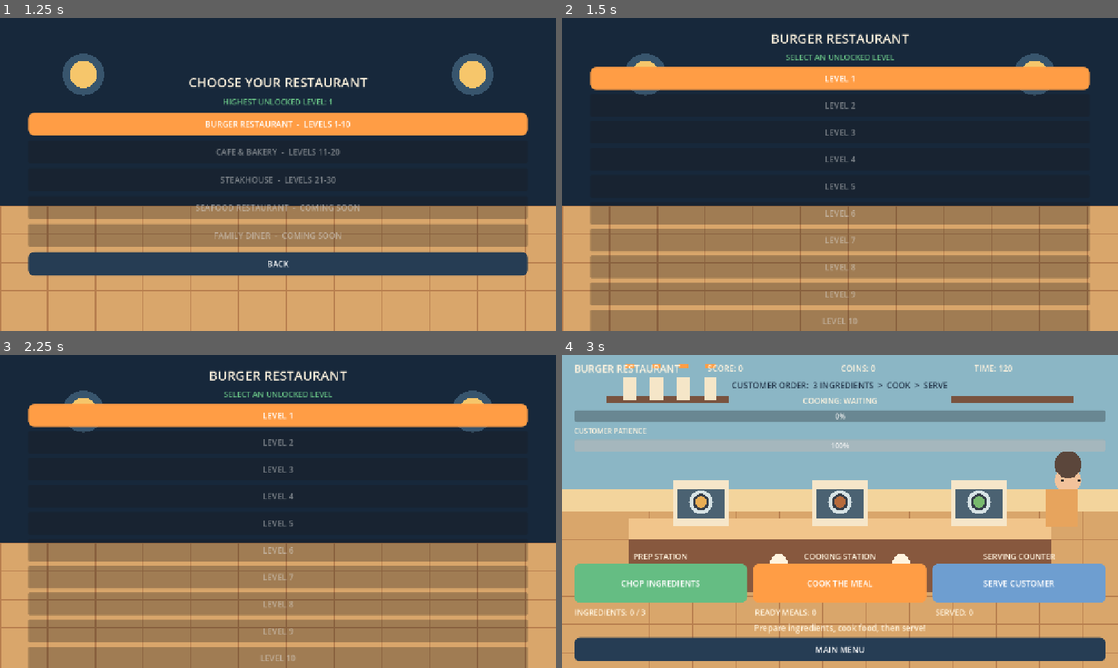
Above: before the commit, frames 1-4 (two rows, left to right).
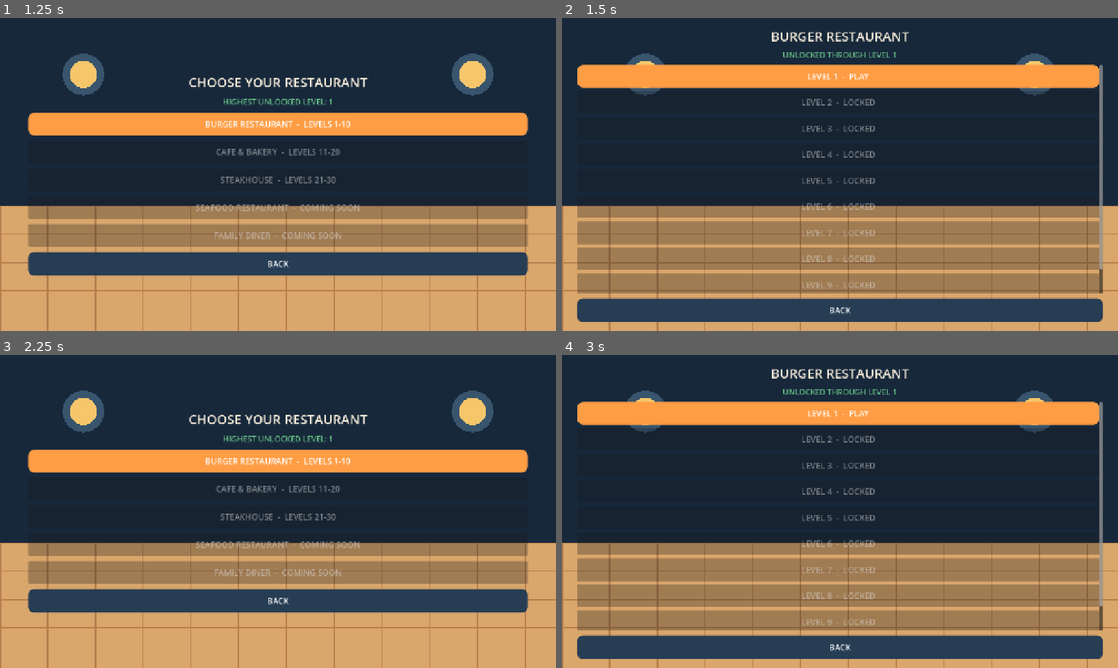
Above: after the commit, the same moments.

Repository: Cooper0203/couple-chef-godot
Game: Godot game, scene res://main.tscn
Two runs of this game, one before a commit and one after it. Both use one fixed random seed, a clock stepped at 60 frames per second and the inputs below.
Inputs (mouse positions are in pixels of both pictures, inside the frame that each line leads up to):
- Up to frame 1 (1.25 s): click "CAREER MODE" at 0.5 s
- Up to frame 2 (1.5 s): click "BURGER RESTAURANT - LEVELS 1-…" at 1.25 s
- Up to frame 3 (2.25 s): click (278, 646) at 2 s, where only the run after the commit has a clickable "BACK"
- Up to frame 4 (3 s): click "LEVEL 1" (after the commit: "BURGER RESTAURANT - LEVELS 1-…") at 2.75 s

Frame 1 is identical in both runs. In frame 2, 23% of the frame differs, in the area x 2-98%, y 4-100%; in frame 3, 40%; in frame 4, 87%, in the area x 0-100%, y 0-100%.

Commit message:
Enhance level selection with scrollable layout
Refactor level selection UI to use a scrollable list and update progress label.

Diff:
--- a/scripts/main.gd
+++ b/scripts/main.gd
@@ -256,12 +256,17 @@
 
     add_menu_button(layout, "BACK", show_menu, PANEL)
 
+
 func show_levels(restaurant_name: String, first_level: int, last_level: int) -> void:
     screen = "levels"
     clear_screen()
     queue_redraw()
 
     var margin := make_margin()
+    margin.add_theme_constant_override("margin_left", 35)
+    margin.add_theme_constant_override("margin_right", 35)
+    margin.add_theme_constant_override("margin_top", 20)
+    margin.add_theme_constant_override("margin_bottom", 20)
     add_child(margin)
 
     var layout := VBoxContainer.new()
@@ -273,20 +278,31 @@
     title.horizontal_alignment = HORIZONTAL_ALIGNMENT_CENTER
     layout.add_child(title)
 
-    var progress := make_label("SELECT AN UNLOCKED LEVEL", 18, GREEN)
+    var progress := make_label("UNLOCKED THROUGH LEVEL " + str(unlocked_level), 18, GREEN)
     progress.horizontal_alignment = HORIZONTAL_ALIGNMENT_CENTER
     layout.add_child(progress)
+
+    var scroll := ScrollContainer.new()
+    scroll.size_flags_vertical = Control.SIZE_EXPAND_FILL
+    scroll.size_flags_horizontal = Control.SIZE_EXPAND_FILL
+    scroll.horizontal_scroll_mode = ScrollContainer.SCROLL_MODE_DISABLED
+    layout.add_child(scroll)
+
+    var level_list := VBoxContainer.new()
+    level_list.size_flags_horizontal = Control.SIZE_EXPAND_FILL
+    level_list.add_theme_constant_override("separation", 8)
+    scroll.add_child(level_list)
 
     for level_number in range(first_level, last_level + 1):
         var selected_level := level_number
         var level_button := make_button(
-            "LEVEL " + str(selected_level),
+            "LEVEL " + str(selected_level) + ("  -  LOCKED" if selected_level > unlocked_level else "  -  PLAY"),
             func(): start_career_level(restaurant_name, selected_level),
             ORANGE
         )
 
         level_button.disabled = selected_level > unlocked_level
-        layout.add_child(level_button)
+        level_list.add_child(level_button)
 
     add_menu_button(layout, "BACK", show_restaurants, PANEL)
 
